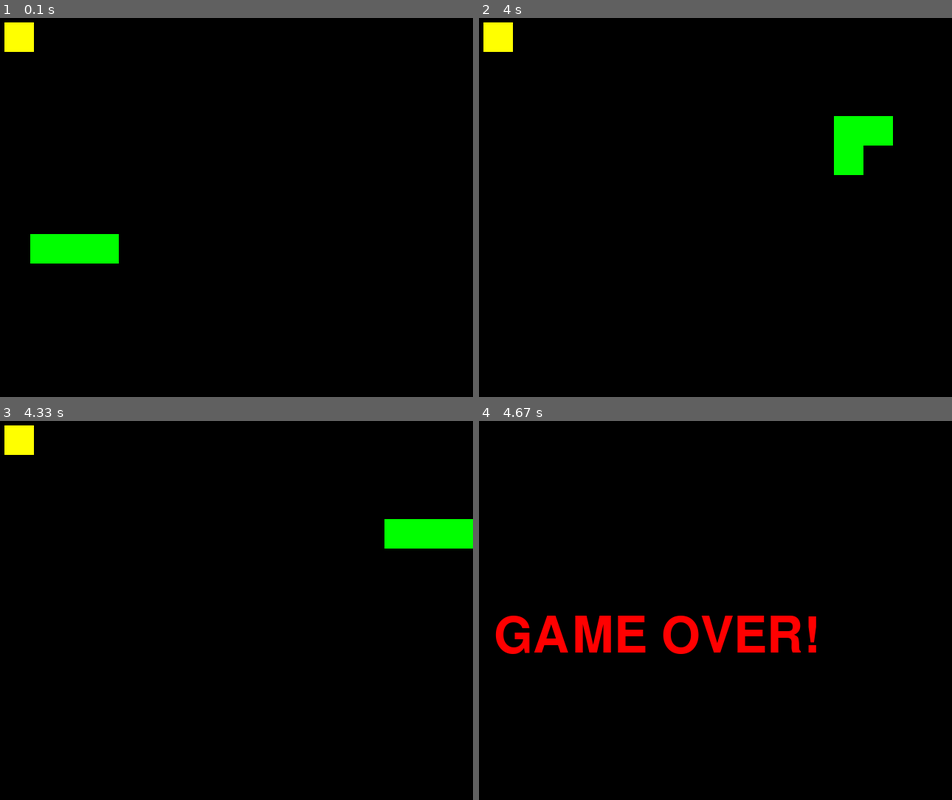
Above: before the commit, frames 1-4 (two rows, left to right).
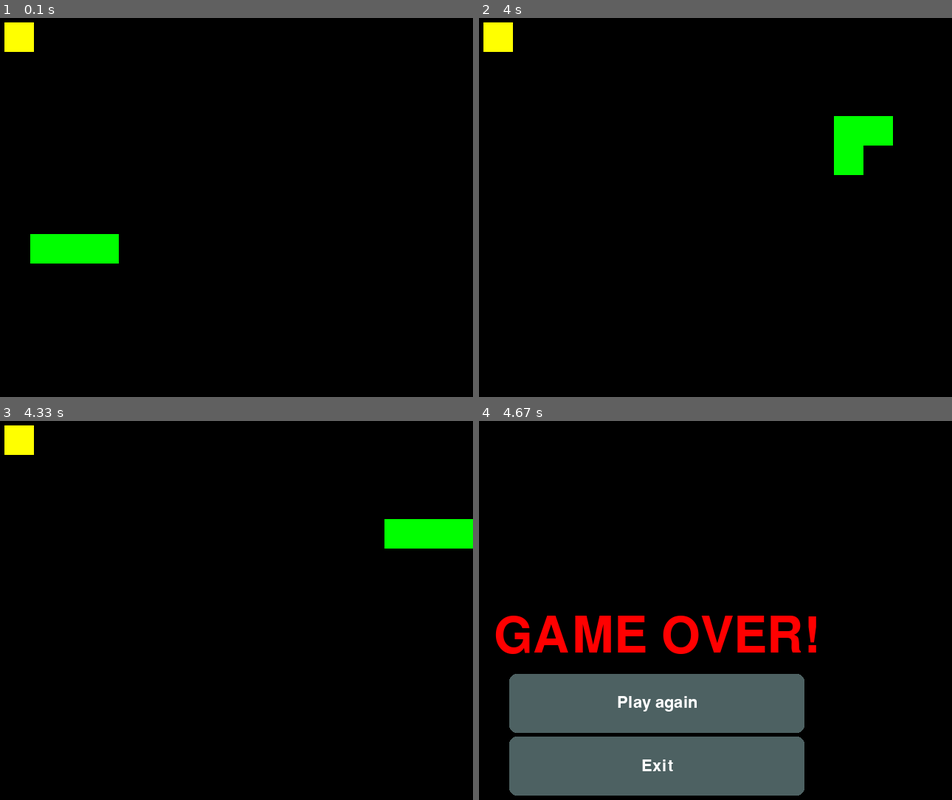
Above: after the commit, the same moments.

Repository: temich719/pygame
Game: pygame game, started from main.py
Two runs of this game, one before a commit and one after it. Both use one fixed random seed, a clock stepped at 60 frames per second and the inputs below.
Inputs (mouse positions are in pixels of both pictures, inside the frame that each line leads up to):
- Up to frame 1 (0.1 s): no input
- Up to frame 2 (4 s): click (658, 332) at 0.38 s; hold Right 0.67-1.13 s; hold Up 1.17-1.63 s; hold Right 1.67-2.13 s; hold Down 2.73-3.03 s; hold Left 3.07-3.47 s; hold Up 3.5-3.87 s; hold Right from 3.9 s (still down)
- Up to frame 3 (4.33 s): keep holding Right
- Up to frame 4 (4.67 s): release Right at 4.53 s

Frames 1-3 are identical in both runs. In frame 4, 19% of the frame differs, in the area x 6-69%, y 66-99%.

Commit message:
added button drawing

Diff:
--- a/main.py
+++ b/main.py
@@ -2,6 +2,7 @@
 import sys
 from snake import Snake, Fruit
 from pygame.math import Vector2
+from utils import draw_button
 
 pygame.mixer.init(22050, -16, 2, 64)
 pygame.init()
@@ -17,6 +18,7 @@
 running = True
 
 score_font = pygame.font.Font(None, 36)
+
 game_over_font = pygame.font.Font(None, 100)
 text = game_over_font.render("GAME OVER!", True, (255, 0, 0))
 text_rect = text.get_rect()
@@ -40,6 +42,13 @@
 
 
 while running:
+    mouse_x, mouse_y = pygame.mouse.get_pos()
+
+    if SCREEN_WIDTH // 2 - 200 <= mouse_x <= SCREEN_WIDTH // 2 + 200 and SCREEN_HEIGHT // 2 + 50 <= mouse_y <= SCREEN_HEIGHT // 2 + 215:
+        pygame.mouse.set_cursor(pygame.SYSTEM_CURSOR_HAND)
+    else:
+        pygame.mouse.set_cursor(pygame.SYSTEM_CURSOR_ARROW)
+
     for event in pygame.event.get():
         if event.type == pygame.QUIT:
             terminate()
@@ -64,6 +73,9 @@
 
     if GAME_OVER:
         screen.blit(text, text_rect)
+        draw_button(SCREEN_WIDTH // 2 - 200, SCREEN_HEIGHT // 2 + 50, 400, 80, 'Play again', screen)
+        draw_button(SCREEN_WIDTH // 2 - 200, SCREEN_HEIGHT // 2 + 135, 400, 80, 'Exit', screen)
+        pygame.mouse.set_visible(True)
     else:
         snake.draw_snake(screen)
         fruit.draw_fruit(screen)
--- a/utils.py
+++ b/utils.py
@@ -18,6 +18,15 @@
     return x, y
 
 
+def draw_button(x, y, width, height, text, surface):
+    button_rect = pygame.Rect(x, y, width, height)
+    pygame.draw.rect(surface, (77, 97, 98), button_rect, border_radius=10)
+    label_font = pygame.font.Font(None, 32)
+    text_surface = label_font.render(text, True, THECOLORS['white'])
+    text_rect = text_surface.get_rect(center=button_rect.center)
+    surface.blit(text_surface, text_rect)
+
+
 class Circle:
     __RADIUS = 15
     __COLOR = THECOLORS['blue']
